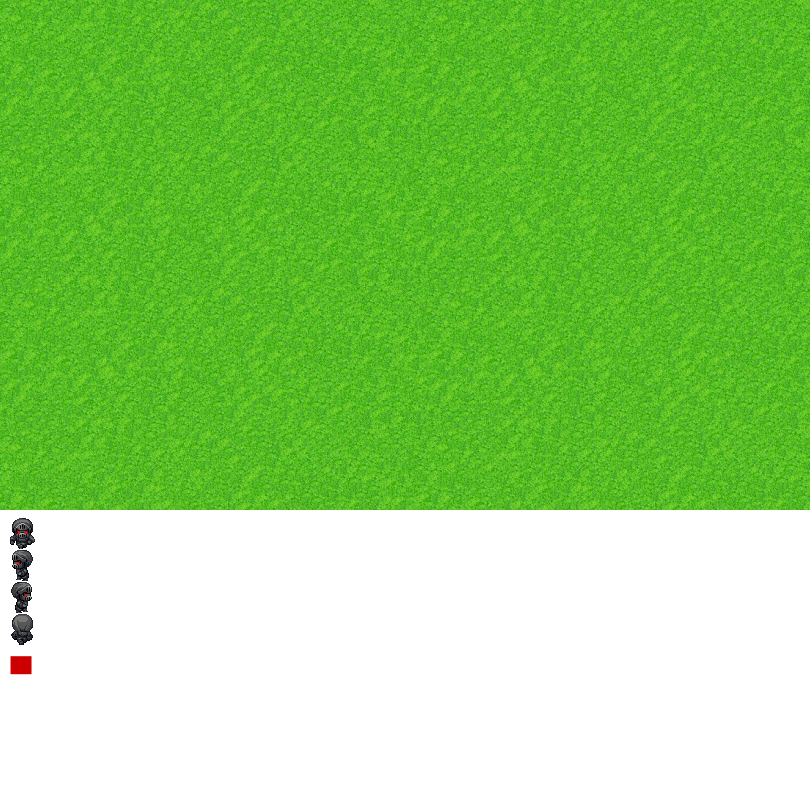
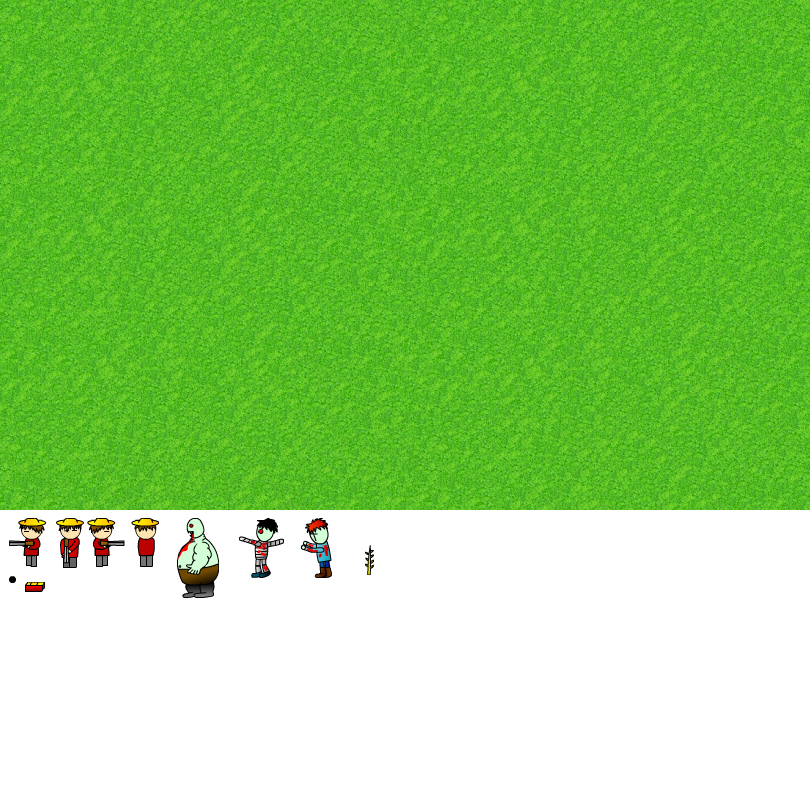
Revision of a layered (810, 800) image; what changed, layer by layer:
added layer "Layer 2" above "Layer 1" over [365, 545, 374, 575]
renamed "Shape 1" to "Layer 1", painted on it over [10, 582, 45, 675]
painted on "Layer 0" over [9, 518, 332, 645]
